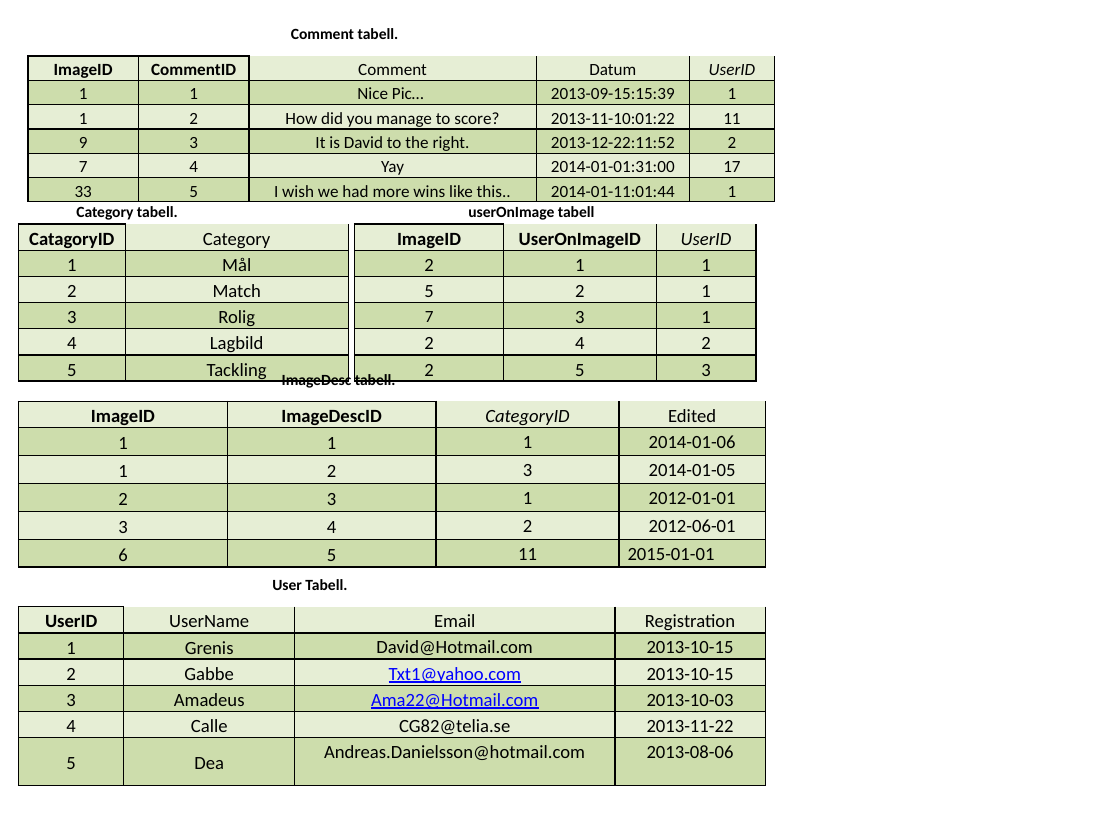
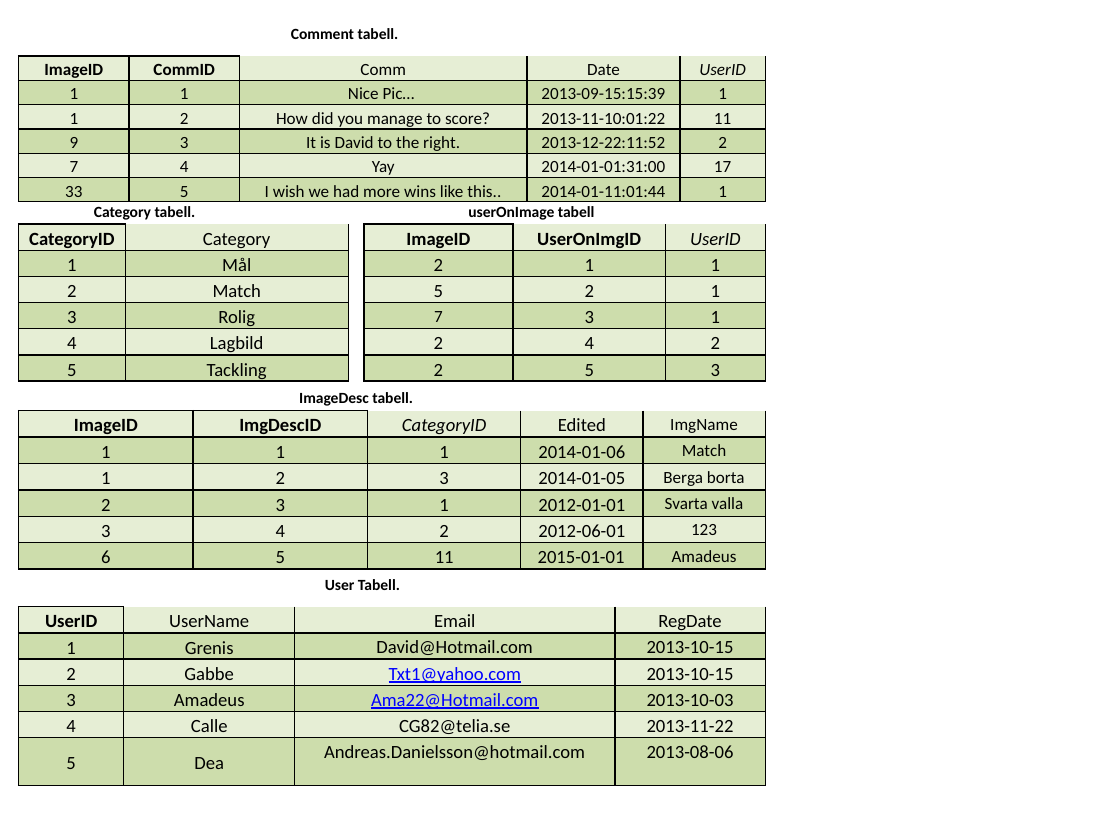
Before and after one commit to Grenmyr/vt14-3-1-individuellt-arbete, a slide deck: slide 6 of Databasteknik AKS/projektet.pptx. Drawn at 1120x840 pixels with LibreOffice and Linux fonts; fonts in the diff are those of the drawing. Boxes give left, top, right and bottom in pixels: in the first picture for what was removed or moved away, otherwise in the second. Text is boxed around its words. In the diff, an @@ line names an element or a change of style, - is before the commit and + after.

```diff
--- a/Databasteknik AKS/projektet.pptx
+++ b/Databasteknik AKS/projektet.pptx
@@ table at <box>19,56,767,206</box> @@
-row 1: ImageID | CommentID | Comment | Datum | UserID
+row 1: ImageID | CommID | Comm | Date | UserID
@@ table: place and size @@
-table at <box>28,56,776,206</box>
+table at <box>19,56,767,206</box>
@@ text "Category tabell.": place and size @@
-text "Category tabell." at <box>76,206,178,220</box>
+text "Category tabell." at <box>94,206,196,220</box>
@@ table at <box>19,224,348,385</box> @@
-row 1, column 1: CatagoryID
+row 1, column 1: CategoryID
@@ table at <box>364,224,765,385</box> @@
-row 1, column 2: UserOnImageID
+row 1, column 2: UserOnImgID
@@ table: place and size @@
-table at <box>355,224,756,536</box>
+table at <box>364,224,765,385</box>
@@ text "ImageDesc tabell." rewrapped from <box>282,371,396,389</box> to <box>299,392,413,406</box> @@
@@ table at <box>19,411,766,573</box> @@
-column 2, row 1: ImageDescID
+column 2, row 1: ImgDescID
+column 5: ImgName | Match | Berga borta | Svarta valla | 123 | Amadeus
@@ table: place and size @@
-table at <box>19,401,765,716</box>
+table at <box>19,411,766,573</box>
@@ text "User Tabell.": place and size @@
-text "User Tabell." at <box>272,579,347,590</box>
+text "User Tabell." at <box>325,579,400,590</box>
@@ table at <box>19,607,766,784</box> @@
-row 1, column 4: Registration
+row 1, column 4: RegDate
```
Also in this commit, not shown: 3 other slides changed, 5 other files.
